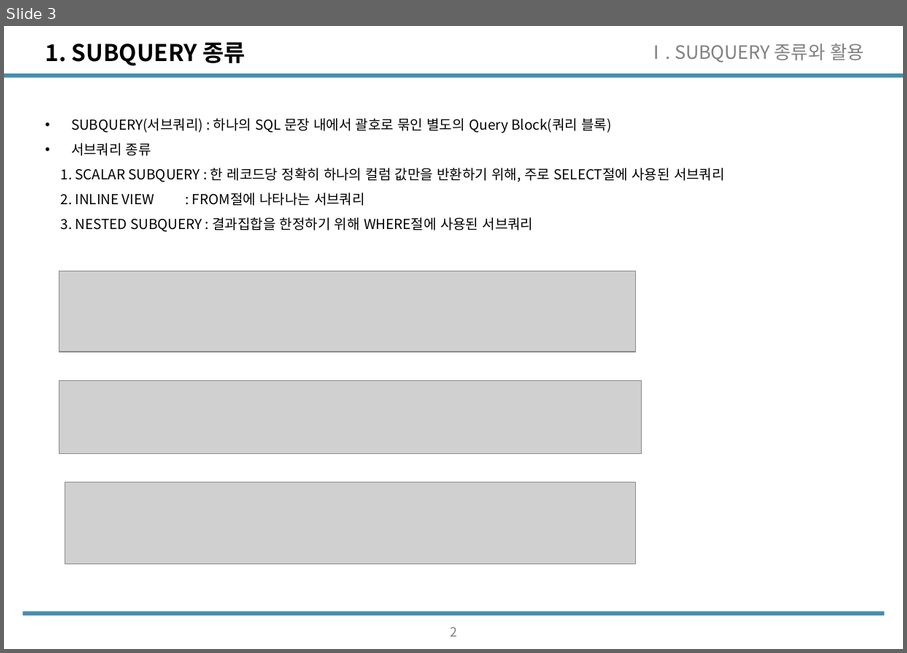
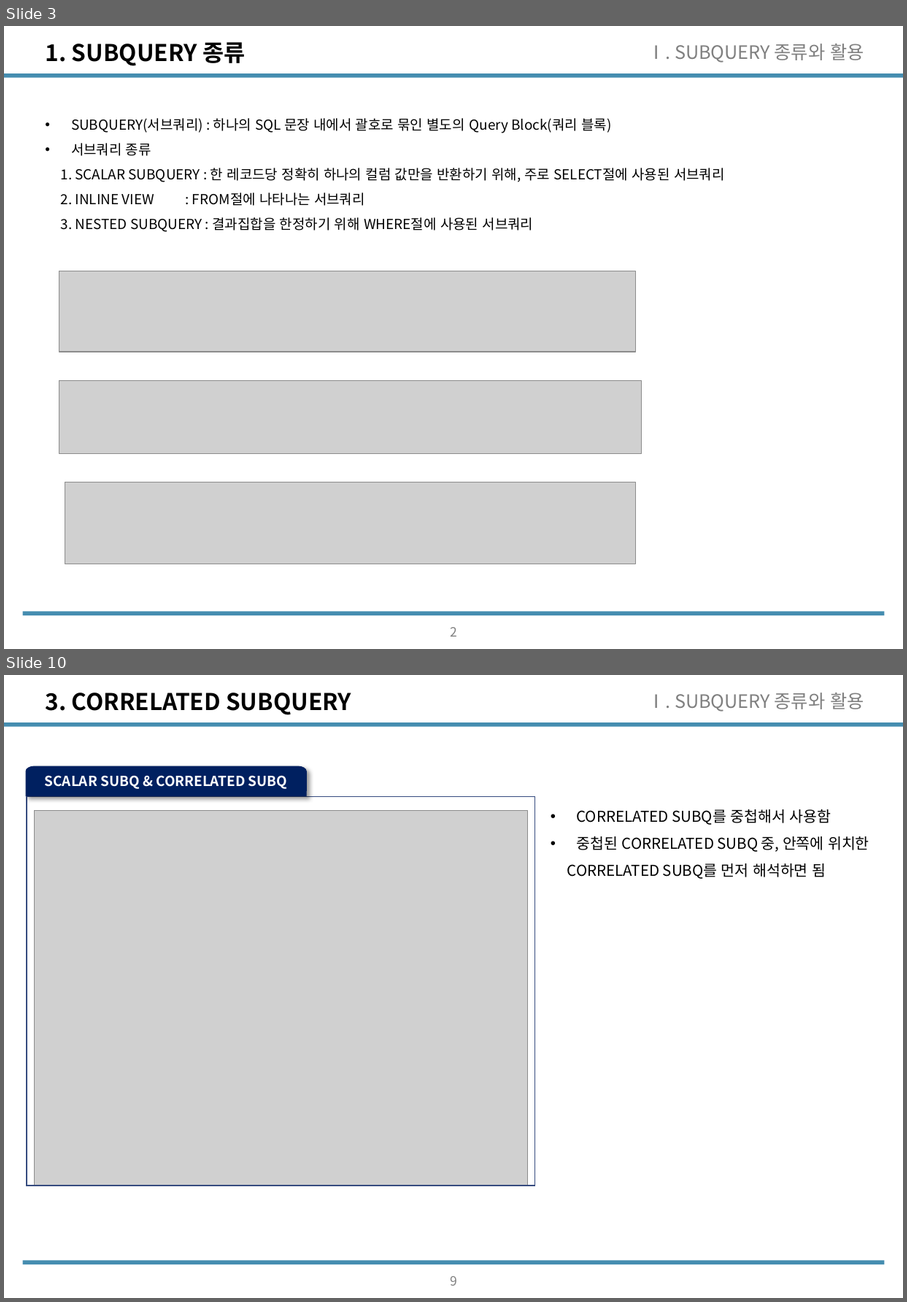
Before and after one commit to wooseok1152/SQL, a slide deck: SQL_seminar/SQL중상급활용_CH2.pptx. Shown one above the other, each under a label of ours: slide 3 before the commit, slides 3 and 10 after it; the slides between them are not shown. The pictures are 907x653 and 907x1302 pixels, drawn with LibreOffice and Linux fonts; fonts in the diff are those of the drawing; grey boxes stand for pictures. Boxes give left, top, right and bottom in pixels: in the first picture for what was removed or moved away, otherwise in the second. Text is boxed around its words. In the diff, an @@ line names an element or a change of style, - is before the commit and + after.

```diff
--- a/SQL_seminar/SQL중상급활용_CH2.pptx
+++ b/SQL_seminar/SQL중상급활용_CH2.pptx
@@ slide 10 added at (x1=4, y1=675, x2=903, y2=1298), background #FFFFFF; not listed: 2 template elements that a slide beside it also shows @@
@@ title added at (x1=46, y1=693, x2=351, y2=715), 20 pt, text #000000, bold @@
+3. CORRELATED SUBQUERY
@@ text added at (x1=647, y1=693, x2=864, y2=711), 16 pt, text #808080 @@
+Ⅰ. SUBQUERY 종류와 활용
@@ freeform shape added at (x1=26, y1=766, x2=306, y2=795), fill #002060, outline #002060 0.75 pt, 12 pt, text #FFFFFF, bold @@
+SCALAR SUBQ & CORRELATED SUBQ
@@ rectangle added at (x1=27, y1=796, x2=535, y2=1185), outline #374B7F 1 pt @@
@@ picture added at (x1=34, y1=810, x2=527, y2=1186) @@
@@ text added at (x1=568, y1=809, x2=870, y2=879), 13 pt, text #000000 @@
+• CORRELATED SUBQ를 중첩해서 사용함
+• 중첩된 CORRELATED SUBQ 중, 안쪽에 위치한
+CORRELATED SUBQ를 먼저 해석하면 됨
@@ page number added at (x1=450, y1=1276, x2=457, y2=1285), 11.1 pt, text #808080 @@
+9
```
Also in this commit, not shown: 2 slides changed, 12 other slides added, 3 slides removed, 3 other files.
